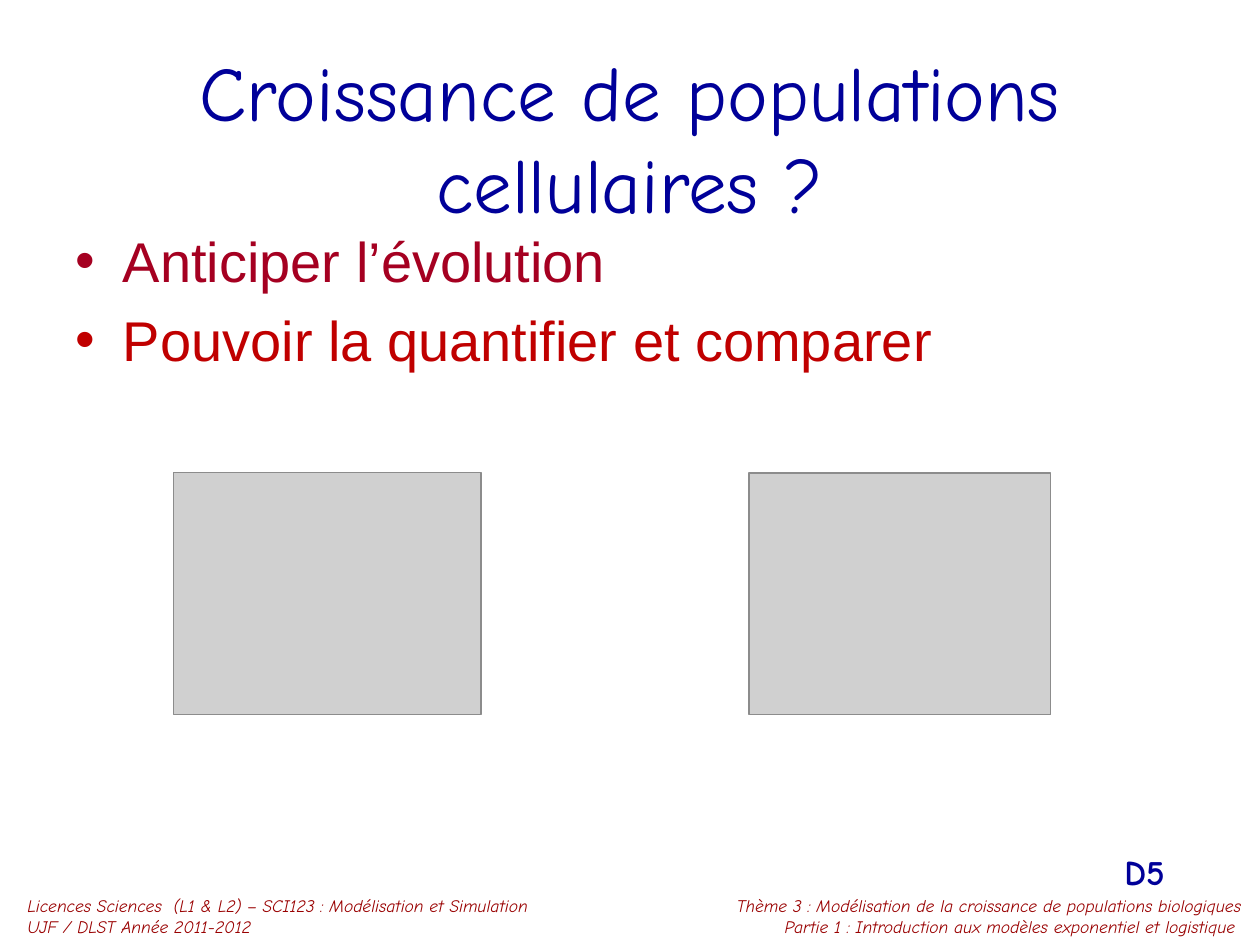
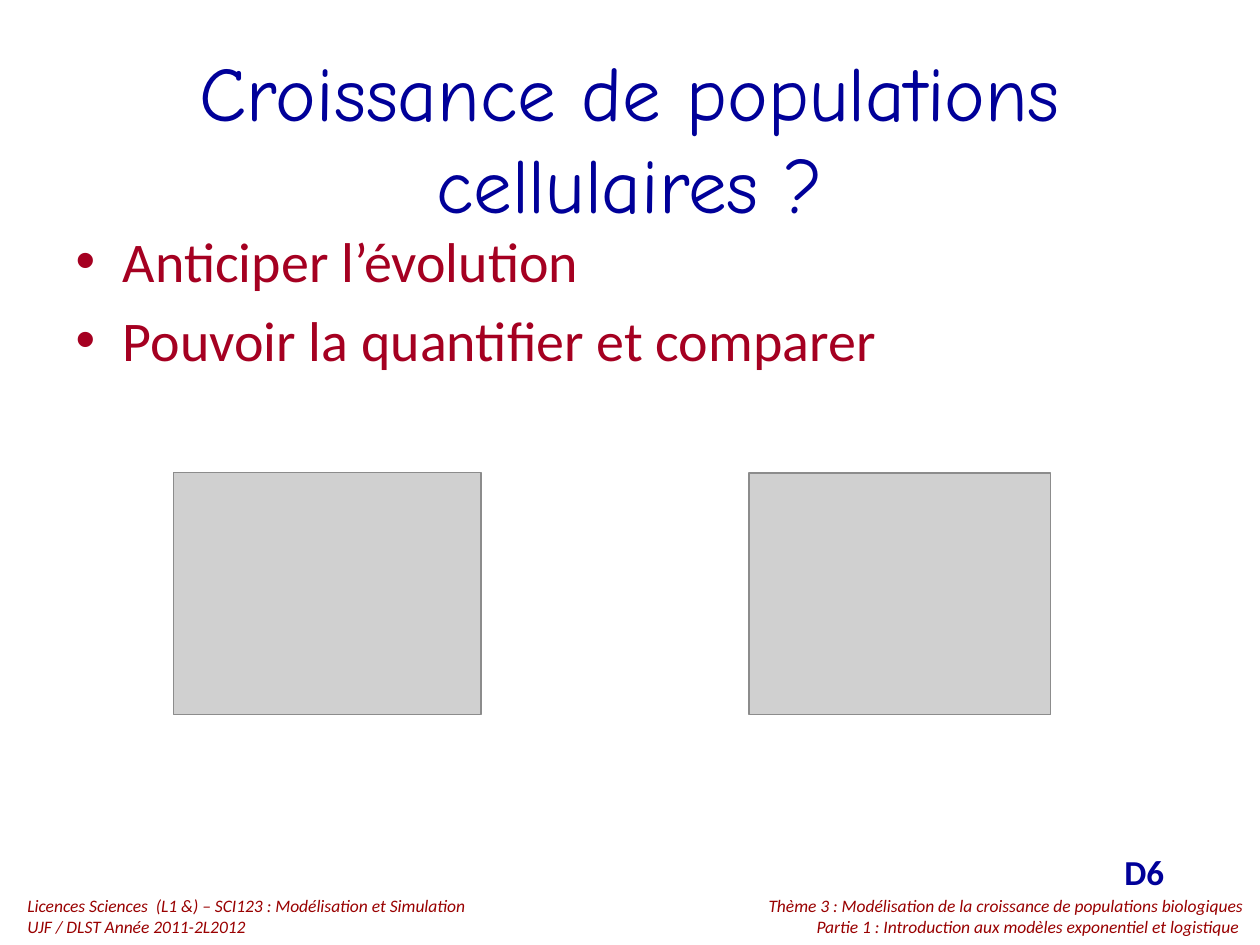
Before and after one commit to cayek/PopulationDynamics, a slide deck: slide 6 of TD/TD1_DynaPops.pptx (slide 5 before the commit). Drawn at 1260x945 pixels with LibreOffice and Linux fonts; fonts in the diff are those of the drawing; grey boxes stand for pictures. Boxes give left, top, right and bottom in pixels: in the first picture for what was removed or moved away, otherwise in the second. Text is boxed around its words. In the diff, an @@ line names an element or a change of style, - is before the commit and + after.

```diff
--- a/TD/TD1_DynaPops.pptx
+++ b/TD/TD1_DynaPops.pptx
@@ text "Anticiper l’évolution" at [123,242,876,370]: font Arial to Calibri; text colour #C00000 to #A50021 in "Pouvoir la quantifier et comparer" @@
@@ page number removed at [1124,861,1164,886] @@
-D5
@@ page number added at [1124,861,1164,886], 20 pt, text #000099, bold @@
+D6
@@ text at [27,899,465,933]: text changed; font Comic Neue to Calibri @@
-Licences Sciences (L1 & L2) – SCI123 : Modélisation et Simulation
-UJF / DLST Année 2011-2012
+Licences Sciences (L1 &) – SCI123 : Modélisation et Simulation
+UJF / DLST Année 2011-2L2012
@@ text "Thème 3 : Modélisation de ...": place and size @@
-text "Thème 3 : Modélisation de ..." at [737,899,1241,937]
+text "Thème 3 : Modélisation de ..." at [769,900,1243,936]
@@ text "Thème 3 : Modélisation de ..." at [769,900,1243,936]: font Comic Neue to Calibri @@
```
Also in this commit, not shown: 24 other slides changed, 1 slide added, 31 slides removed.
